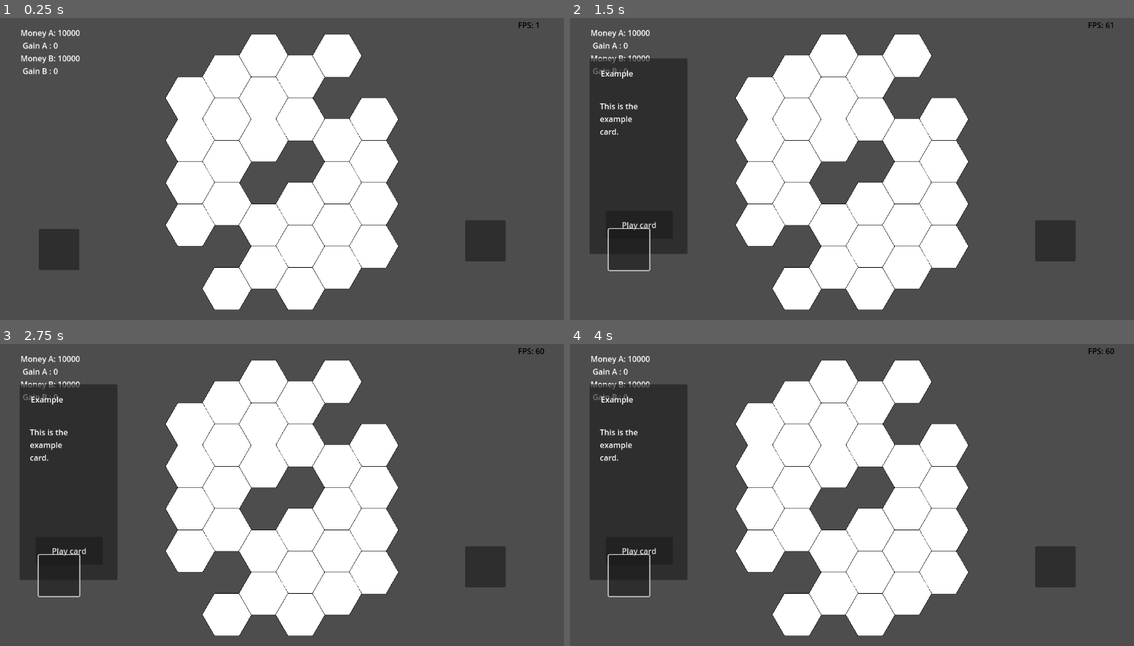
Above: before the commit, frames 1-4 (two rows, left to right).
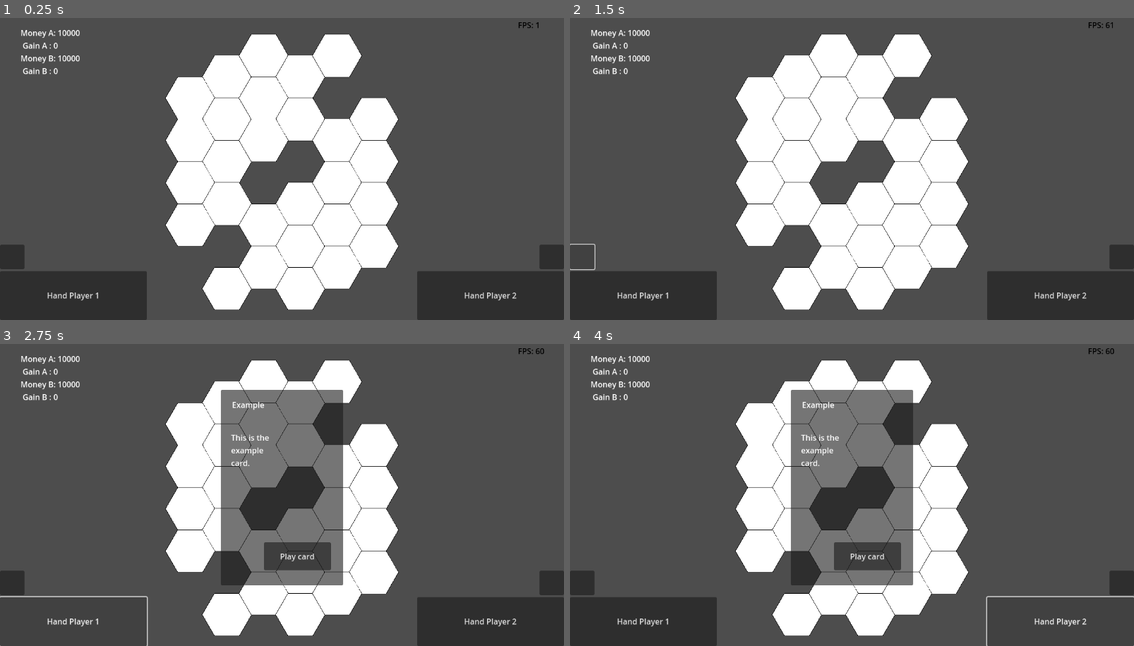
Above: after the commit, the same moments.

Repository: Master-MSE/PA-Puff
Game: Godot game, scene res://GAME/Scenes/Main/main.tscn
Two runs of this game, one before a commit and one after it. Both use one fixed random seed, a clock stepped at 60 frames per second and the inputs below.
Inputs (mouse positions are in pixels of both pictures, inside the frame that each line leads up to):
- Up to frame 1 (0.25 s): no input
- Up to frame 2 (1.5 s): click (626, 250) at 0.52 s; click (581, 256) at 1.27 s
- Up to frame 3 (2.75 s): click (73, 621) at 2 s, where only the run after the commit has a clickable "Hand Player 1"
- Up to frame 4 (4 s): click (1122, 582) at 2.77 s; click (1060, 621) at 3.5 s, where only the run after the commit has a clickable "Hand Player 2"

The runs differ from the first frame. In frame 1, 11% of the frame differs, in the area x 0-100%, y 67-100%; in frame 2, 21%; in frame 3, 31%; in frame 4, 31%, in the area x 0-100%, y 13-100%.

Commit message:
feat: player hand UI now somewhat works

Diff:
--- a/pa-puff-game/GAME/Ressources/Game Data/Cards/Example.tres
+++ b/pa-puff-game/GAME/Ressources/Game Data/Cards/Example.tres
@@ -1,6 +1,6 @@
 [gd_resource type="Resource" script_class="CardExample" load_steps=2 format=3 uid="uid://dkvmu2busn4nx"]
 
-[ext_resource type="Script" path="res://GAME/Scripts/Gameplay/Cards/card_example.gd" id="1_jqy5v"]
+[ext_resource type="Script" path="res://GAME/Scripts/Gameplay/Cards/Cards Resources/card_example.gd" id="1_jqy5v"]
 
 [resource]
 script = ExtResource("1_jqy5v")
--- /dev/null
+++ b/pa-puff-game/GAME/Ressources/Game Data/Cards/influencer_campaign.tres
@@ -0,0 +1,8 @@
+[gd_resource type="Resource" script_class="CardInfluencerCampaign" load_steps=2 format=3 uid="uid://bi7gkmpi4w0aj"]
+
+[ext_resource type="Script" path="res://GAME/Scripts/Gameplay/Cards/Cards Resources/influencer_campaign.gd" id="1_yv810"]
+
+[resource]
+script = ExtResource("1_yv810")
+title = "Influencer Campaign"
+description = "Instantly gives the player 2000 money"
--- a/pa-puff-game/GAME/Scenes/Cards/Card.tscn
+++ b/pa-puff-game/GAME/Scenes/Cards/Card.tscn
@@ -1,24 +1,35 @@
-[gd_scene load_steps=3 format=3 uid="uid://bwdxm4m3ducd4"]
+[gd_scene load_steps=4 format=3 uid="uid://bwdxm4m3ducd4"]
 
 [ext_resource type="Script" path="res://GAME/Scripts/Gameplay/Cards/card_scene.gd" id="1_tx770"]
-[ext_resource type="Resource" uid="uid://dkvmu2busn4nx" path="res://GAME/Ressources/Game Data/Cards/Example.tres" id="2_ldymr"]
+[ext_resource type="Script" path="res://GAME/Scripts/Utility/TweenSettings.gd" id="2_kmsod"]
 
-[node name="Card" type="Control"]
-custom_minimum_size = Vector2(200, 400)
-layout_mode = 3
-anchors_preset = 0
-mouse_filter = 1
+[sub_resource type="Resource" id="Resource_vrhtn"]
+script = ExtResource("2_kmsod")
+property = "position"
+duration = 10.0
+ease = 1
+transition = 6
+
+[node name="Card" type="MarginContainer"]
+custom_minimum_size = Vector2(250, 400)
+anchors_preset = 5
+anchor_left = 0.5
+anchor_right = 0.5
+offset_left = -100.0
+offset_right = 100.0
+offset_bottom = 400.0
+grow_horizontal = 2
 mouse_default_cursor_shape = 2
+theme_override_constants/margin_left = 0
+theme_override_constants/margin_top = 0
+theme_override_constants/margin_right = 0
+theme_override_constants/margin_bottom = 0
 script = ExtResource("1_tx770")
-card_data = ExtResource("2_ldymr")
+tween_setting = SubResource("Resource_vrhtn")
+hover_vertical_offset = Vector2(0, -10)
 
 [node name="Panel" type="Panel" parent="."]
-layout_mode = 1
-anchors_preset = 15
-anchor_right = 1.0
-anchor_bottom = 1.0
-grow_horizontal = 2
-grow_vertical = 2
+layout_mode = 2
 mouse_filter = 1
 mouse_default_cursor_shape = 2
 
@@ -43,9 +54,9 @@
 
 [node name="Button" type="Button" parent="Panel"]
 layout_mode = 0
-offset_left = 33.0
+offset_left = 88.0
 offset_top = 312.0
-offset_right = 170.0
+offset_right = 225.0
 offset_bottom = 369.0
 text = "Play card"
 
--- a/pa-puff-game/GAME/Scenes/Cards/Hand.tscn
+++ b/pa-puff-game/GAME/Scenes/Cards/Hand.tscn
@@ -3,21 +3,22 @@
 [ext_resource type="Script" path="res://GAME/Scripts/Gameplay/Cards/hand.gd" id="1_d3vnd"]
 [ext_resource type="PackedScene" uid="uid://bwdxm4m3ducd4" path="res://GAME/Scenes/Cards/Card.tscn" id="2_s813s"]
 
-[node name="Hand" type="Panel"]
+[node name="Hand" type="MarginContainer"]
+anchors_preset = 8
+anchor_left = 0.5
+anchor_top = 0.5
+anchor_right = 0.5
+anchor_bottom = 0.5
+offset_left = -606.0
+offset_top = -204.0
+offset_right = 606.0
+offset_bottom = 196.0
+grow_horizontal = 2
+grow_vertical = 2
 script = ExtResource("1_d3vnd")
 card_scene = ExtResource("2_s813s")
 
 [node name="CardsBox" type="HBoxContainer" parent="."]
-layout_mode = 0
-offset_right = 40.0
-offset_bottom = 40.0
-alignment = 1
-
-[node name="Button" type="Button" parent="."]
-layout_mode = 0
-offset_left = 39.0
-offset_top = 349.0
-offset_right = 122.0
-offset_bottom = 433.0
-
-[connection signal="pressed" from="Button" to="." method="_on_button_pressed"]
+layout_mode = 2
+size_flags_horizontal = 4
+size_flags_vertical = 4
--- a/pa-puff-game/GAME/Scenes/Main/main.tscn
+++ b/pa-puff-game/GAME/Scenes/Main/main.tscn
@@ -6,8 +6,10 @@
 [ext_resource type="Script" path="res://GAME/Scripts/Utility/fps.gd" id="3_adpu7"]
 [ext_resource type="PackedScene" uid="uid://dtyf63w0ot123" path="res://GAME/Scenes/Multiplayer/player.tscn" id="4_g718x"]
 
-[node name="Main" type="Node2D"]
+[node name="Main" type="Node2D" node_paths=PackedStringArray("hand_player_1", "hand_player_2")]
 script = ExtResource("1_40uvt")
+hand_player_1 = NodePath("HUD/Screen/HandPlayer1Anchor/HandPlayer1")
+hand_player_2 = NodePath("HUD/Screen/HandPlayer2Anchor/HandPlayer2")
 
 [node name="Camera2D" type="Camera2D" parent="."]
 
@@ -27,16 +29,76 @@
 [node name="Player2" parent="." instance=ExtResource("4_g718x")]
 playername = "Player 2"
 
-[node name="HandPlayer1" parent="." node_paths=PackedStringArray("player") instance=ExtResource("2_giqo0")]
-offset_left = -536.0
-offset_top = -211.0
-offset_right = -536.0
-offset_bottom = -211.0
-player = NodePath("../Player1")
+[node name="HUD" type="CanvasLayer" parent="."]
 
-[node name="HandPlayer2" parent="." node_paths=PackedStringArray("player") instance=ExtResource("2_giqo0")]
-offset_left = 335.0
-offset_top = -229.0
-offset_right = 335.0
-offset_bottom = -229.0
-player = NodePath("../Player2")
+[node name="Screen" type="MarginContainer" parent="HUD"]
+anchors_preset = 15
+anchor_right = 1.0
+anchor_bottom = 1.0
+grow_horizontal = 2
+grow_vertical = 2
+mouse_filter = 2
+
+[node name="HandPlayer1Anchor" type="Control" parent="HUD/Screen"]
+layout_mode = 2
+size_flags_horizontal = 4
+size_flags_vertical = 4
+
+[node name="HandPlayer1" parent="HUD/Screen/HandPlayer1Anchor" node_paths=PackedStringArray("player") instance=ExtResource("2_giqo0")]
+layout_mode = 1
+offset_left = -506.0
+offset_right = 506.0
+offset_bottom = 204.0
+player = NodePath("../../../../Player1")
+
+[node name="HandPlayer2Anchor" type="Control" parent="HUD/Screen"]
+layout_mode = 2
+size_flags_horizontal = 4
+size_flags_vertical = 4
+
+[node name="HandPlayer2" parent="HUD/Screen/HandPlayer2Anchor" node_paths=PackedStringArray("player") instance=ExtResource("2_giqo0")]
+layout_mode = 1
+offset_top = -200.0
+offset_bottom = 200.0
+player = NodePath("../../../../Player2")
+
+[node name="VBoxContainer" type="VBoxContainer" parent="HUD/Screen"]
+layout_mode = 2
+size_flags_horizontal = 0
+size_flags_vertical = 8
+
+[node name="BtnDraw1" type="Button" parent="HUD/Screen/VBoxContainer"]
+custom_minimum_size = Vector2(50, 50)
+layout_mode = 2
+size_flags_horizontal = 0
+size_flags_vertical = 8
+
+[node name="BtnHand1" type="Button" parent="HUD/Screen/VBoxContainer"]
+custom_minimum_size = Vector2(300, 100)
+layout_mode = 2
+size_flags_horizontal = 0
+size_flags_vertical = 8
+text = "Hand Player 1"
+
+[node name="VBoxContainer2" type="VBoxContainer" parent="HUD/Screen"]
+layout_mode = 2
+size_flags_horizontal = 8
+size_flags_vertical = 8
+
+[node name="BtnDraw2" type="Button" parent="HUD/Screen/VBoxContainer2"]
+custom_minimum_size = Vector2(50, 50)
+layout_mode = 2
+size_flags_horizontal = 8
+
+[node name="BtnHand2" type="Button" parent="HUD/Screen/VBoxContainer2"]
+custom_minimum_size = Vector2(300, 100)
+layout_mode = 2
+size_flags_horizontal = 8
+size_flags_vertical = 8
+text = "Hand Player 2
+"
+
+[connection signal="button_up" from="HUD/Screen/VBoxContainer/BtnDraw1" to="." method="_on_btn_draw_1_button_up"]
+[connection signal="button_up" from="HUD/Screen/VBoxContainer/BtnHand1" to="." method="_on_btn_hand_1_button_up"]
+[connection signal="button_up" from="HUD/Screen/VBoxContainer2/BtnDraw2" to="." method="_on_btn_draw_2_button_up"]
+[connection signal="button_up" from="HUD/Screen/VBoxContainer2/BtnHand2" to="." method="_on_btn_hand_2_button_up"]
--- /dev/null
+++ b/pa-puff-game/GAME/Scripts/Gameplay/Cards/Cards Resources/influencer_campaign.gd
@@ -0,0 +1,5 @@
+extends CardBase
+class_name CardInfluencerCampaign
+
+func execute(player: Player) -> void:
+	player.give_money(2000)
--- a/pa-puff-game/GAME/Scripts/Gameplay/Cards/card_base.gd
+++ b/pa-puff-game/GAME/Scripts/Gameplay/Cards/card_base.gd
@@ -1,8 +1,8 @@
 extends Resource
 class_name CardBase
 
-@export var title : String = ""
-@export var description : String = ""
+@export_multiline var title : String = ""
+@export_multiline var description : String = ""
 
 func execute(player: Player) -> void:
 	pass
--- a/pa-puff-game/GAME/Scripts/Gameplay/Cards/card_scene.gd
+++ b/pa-puff-game/GAME/Scripts/Gameplay/Cards/card_scene.gd
@@ -2,10 +2,17 @@
 
 signal card_clicked(card_data)
 
-@export var card_data: CardBase
-@onready var name_label = $Panel/Title
-@onready var description_label = $Panel/Description
+var card_data: CardBase
 var player_owner: Player
+@export var tween_setting: TweenSettings
+@export var hover_vertical_offset: Vector2
+var initial_local_pos: Vector2
+var tween: Tween
+
+func _ready() -> void:
+	await get_tree().process_frame
+	initial_local_pos = position
+
 
 func setup(data: CardBase, player: Player) -> void:
 	card_data = data
@@ -17,3 +24,17 @@
 	card_data.execute(player_owner)
 	player_owner.cards_in_hand.erase(card_data)
 	$".".queue_free()
+
+func enter() -> void:
+	if tween != null:
+		tween.stop()
+		tween = null
+	tween = get_tree().create_tween()
+	tween_setting.tween_property(tween, self, initial_local_pos+hover_vertical_offset, 1)
+
+func exit() -> void:
+	if tween != null:
+		tween.stop()
+		tween = null
+	tween = get_tree().create_tween()
+	tween_setting.tween_property(tween, self, initial_local_pos, 1)
--- a/pa-puff-game/GAME/Scripts/Gameplay/Cards/hand.gd
+++ b/pa-puff-game/GAME/Scripts/Gameplay/Cards/hand.gd
@@ -1,4 +1,5 @@
-extends Panel
+extends Control
+class_name Hand
 
 @export var card_scene: PackedScene
 @export var player: Player
--- a/pa-puff-game/GAME/Scripts/Gameplay/main/main.gd
+++ b/pa-puff-game/GAME/Scripts/Gameplay/main/main.gd
@@ -3,5 +3,34 @@
 @onready var player1  : Node2D = $Player1
 @onready var player2  : Node2D = $Player2
 
+@export var hand_player_1 : Hand
+@export var hand_player_2 : Hand
+
 func _ready():
 	board.set_player(player1,player2)
+	await get_tree().process_frame
+	hand_player_1.hide()
+	hand_player_2.hide()
+
+
+func _on_btn_hand_1_button_up() -> void:
+	if hand_player_1.visible:
+		await get_tree().process_frame
+		hand_player_1.hide()
+	elif !hand_player_2.visible:
+		hand_player_1.show()
+
+
+func _on_btn_hand_2_button_up() -> void:
+	if hand_player_2.visible:
+		await get_tree().process_frame
+		hand_player_2.hide()
+	elif !hand_player_1.visible:
+		hand_player_2.show()
+
+func _on_btn_draw_1_button_up() -> void:
+	hand_player_1.add_card(CardManager.get_card())
+
+
+func _on_btn_draw_2_button_up() -> void:
+	hand_player_2.add_card(CardManager.get_card())
--- /dev/null
+++ b/pa-puff-game/GAME/Scripts/Utility/TweenSettings.gd
@@ -0,0 +1,15 @@
+extends Resource
+class_name TweenSettings
+
+@export var property : String = ""
+@export var duration : float = 1
+@export var ease : Tween.EaseType = Tween.EASE_OUT
+@export var transition : Tween.TransitionType = Tween.TRANS_LINEAR
+
+func apply_settings(tween : Tween):
+	tween.set_ease(ease)
+	tween.set_trans(transition)
+
+func tween_property(tween : Tween, object : Object, goal : Variant, new_duration : float = 0):
+	apply_settings(tween)
+	tween.tween_property(object, property, goal, new_duration if new_duration != 0 else duration)
Renamed: pa-puff-game/GAME/Scripts/Gameplay/Cards/card_example.gd -> pa-puff-game/GAME/Scripts/Gameplay/Cards/Cards Resources/card_example.gd
